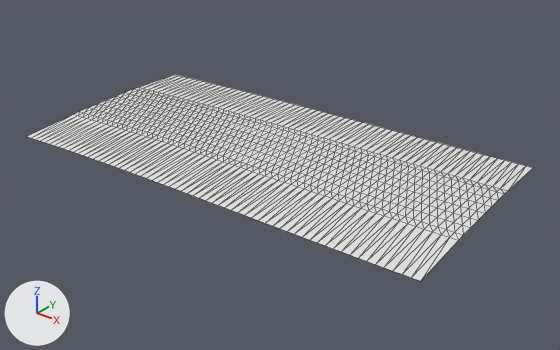
A saved change to the glTF model public/assets/gen4/models/track-29.glb.
Both versions are drawn from a 50 mm camera at (338.1, -423.0, 44.8) aimed at (278.9, -349.1, -1.0). Arrows for +X, +Y and +Z are at lower left; the lights stay in place. The first picture is the older version. Mesh edges are drawn as thin lines. Vertices at exactly the same position are counted once.

The scene before the commit, as lines of its bpy script (objects in view):
```python
me_track_29 = bpy.data.meshes.new('track-29')
me_track_29.from_pydata(...)  # 693 vertices, 1240 faces; spans x 244.0..308.5, y -366.7..-331.4, z 1.8..2.5
ob_track_29 = bpy.data.objects.new('track-29', me_track_29)
ob_track_29.location = (0.0, 0.0, 0.0)
```
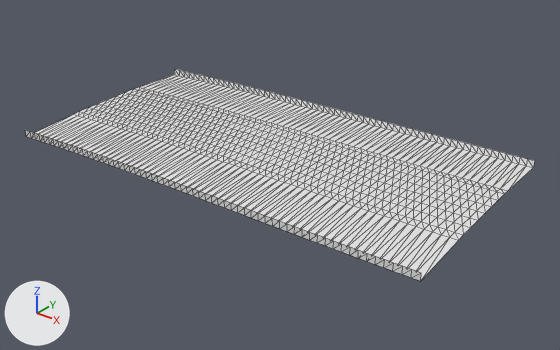
The edits, one by one:
me_track_29 is used by ob_track_29; location (0.0, 0.0, 0.0).
me_track_29 had 693 vertices, 1240 faces and spanned x 244.0..308.5, y -366.7..-331.4, z 1.8..2.5.
me_track_29 now has 819 vertices, 1488 faces and spans x 244.0..308.5, y -366.7..-331.4, z 1.8..3.1.
Part 1, on me_track_29:
126 new vertices lie (0.0, 0.0, 1.0) away from vertices in x 244.0..308.5, y -366.7..-331.4, z 1.8..2.1.
248 new faces join them.

Boxes (x1, y1, x2, y2) around the edits, measured in the pictures (560 x 350 px):
'track-29', reshaped: before (27, 75, 533, 281); after (26, 69, 534, 281)
part 1 of me_track_29, added: after (26, 69, 534, 281)
